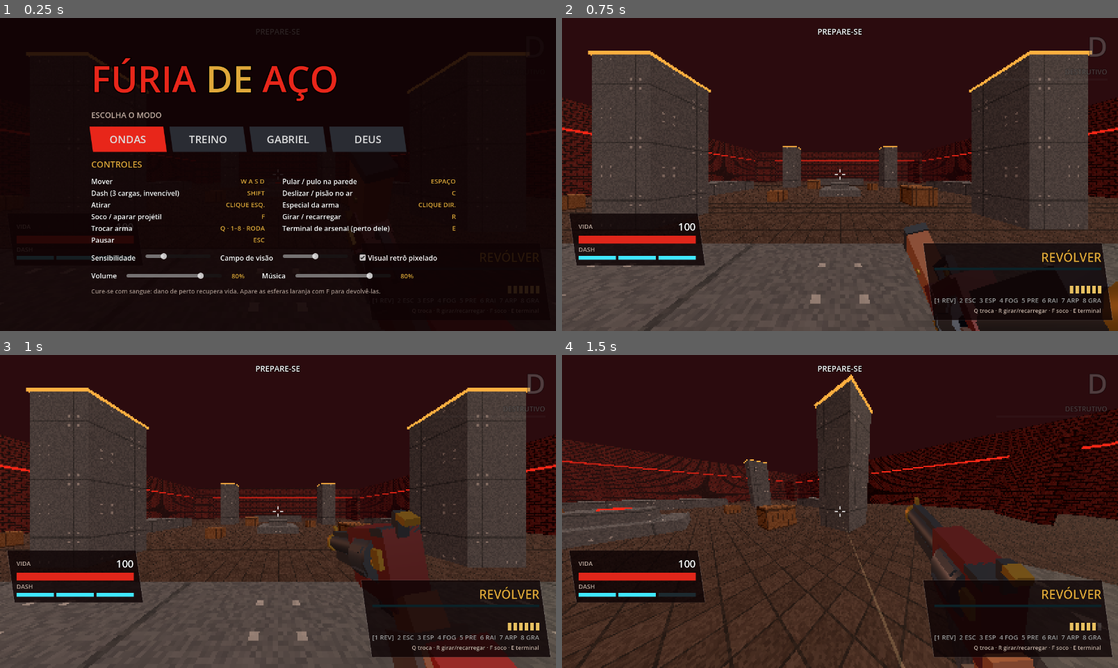
Above: before the commit, frames 1-4 (two rows, left to right).
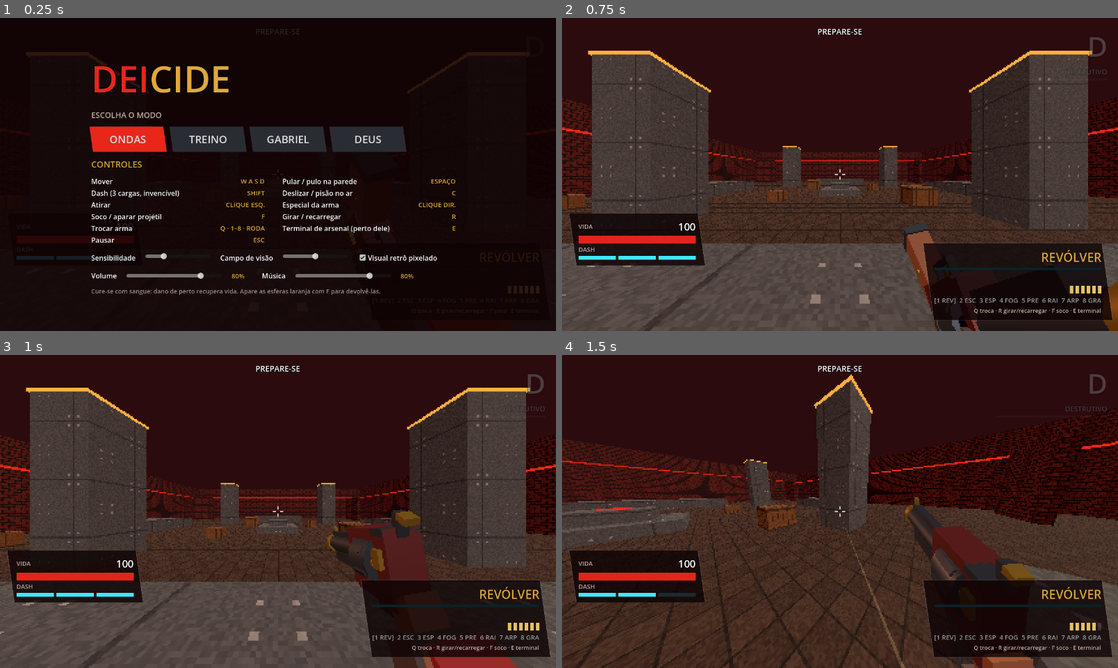
Above: after the commit, the same moments.

Repository: DanteSL/Deicide
Game: Godot game, scene res://main.tscn
Two runs of this game, one before a commit and one after it. Both use one fixed random seed, a clock stepped at 60 frames per second and the inputs below.
Inputs (mouse positions are in pixels of both pictures, inside the frame that each line leads up to):
- Up to frame 1 (0.25 s): no input
- Up to frame 2 (0.75 s): click "ONDAS" at 0.5 s
- Up to frame 3 (1 s): no input
- Up to frame 4 (1.5 s): tap Enter at 1.25 s; move the mouse to (867, 511) at 1.27 s; hold W (fwd) from 1.28 s (still down); tap Shift (dash) at 1.35 s; click (867, 511) at 1.42 s

The runs differ from the first frame. In frame 1, 1.7% of the frame differs, in the area x 17-61%, y 12-27%; in frame 2, nothing differs; in frame 3, nothing differs; in frame 4, nothing differs.

Commit message:
Renomeia o jogo para Deicide
Co-Authored-By: Claude Opus 5.5 <noreply@anthropic.com>
Claude-Session: https://claude.ai/code/session_01XQta9wH9Q7MkitcZydzUWR

Diff:
--- a/project.godot
+++ b/project.godot
@@ -1,24 +1,33 @@
-; Fúria de Aço — porte para Godot 4.7
+; Engine configuration file.
+; It's best edited using the editor UI and not directly,
+; since the parameters that go here are not all obvious.
+;
+; Format:
+;   [section] ; section goes between []
+;   param=value ; assign values to parameters
+
 config_version=5
 
 [application]
-config/name="Fúria de Aço"
-config/description="FPS de arena frenético: ondas, treino e o chefe Gabriel."
+
+config/name="Deicide"
+config/description="Deicide — FPS de arena frenético: mate os anjos, depois mate Deus."
 run/main_scene="res://main.tscn"
 config/features=PackedStringArray("4.7", "Forward Plus")
 
 [autoload]
+
 G="*res://scripts/g.gd"
 
 [display]
+
 window/size/viewport_width=1280
 window/size/viewport_height=720
-window/stretch/mode="disabled"
-window/vsync/vsync_mode=1
 
 [physics]
+
 common/physics_ticks_per_second=120
 
 [rendering]
-anti_aliasing/quality/msaa_3d=0
+
 textures/canvas_textures/default_texture_filter=0
--- a/scripts/main.gd
+++ b/scripts/main.gd
@@ -1080,7 +1080,7 @@
 	title.add_theme_font_size_override("normal_font_size", 84)
 	title.add_theme_color_override("font_outline_color", Color.BLACK)
 	title.add_theme_constant_override("outline_size", 10)
-	title.text = "[color=#e8261a]FÚRIA[/color] [color=#e0a83a]DE[/color] [color=#e8261a]AÇO[/color]"
+	title.text = "[color=#e8261a]DEI[/color][color=#e0a83a]CIDE[/color]"
 	v.add_child(title)
 	ui.msub = _lbl("ESCOLHA O MODO", 18, Color("c9b2a6"), 2)
 	v.add_child(ui.msub)
Not shown, changed: LEIA-ME.txt
